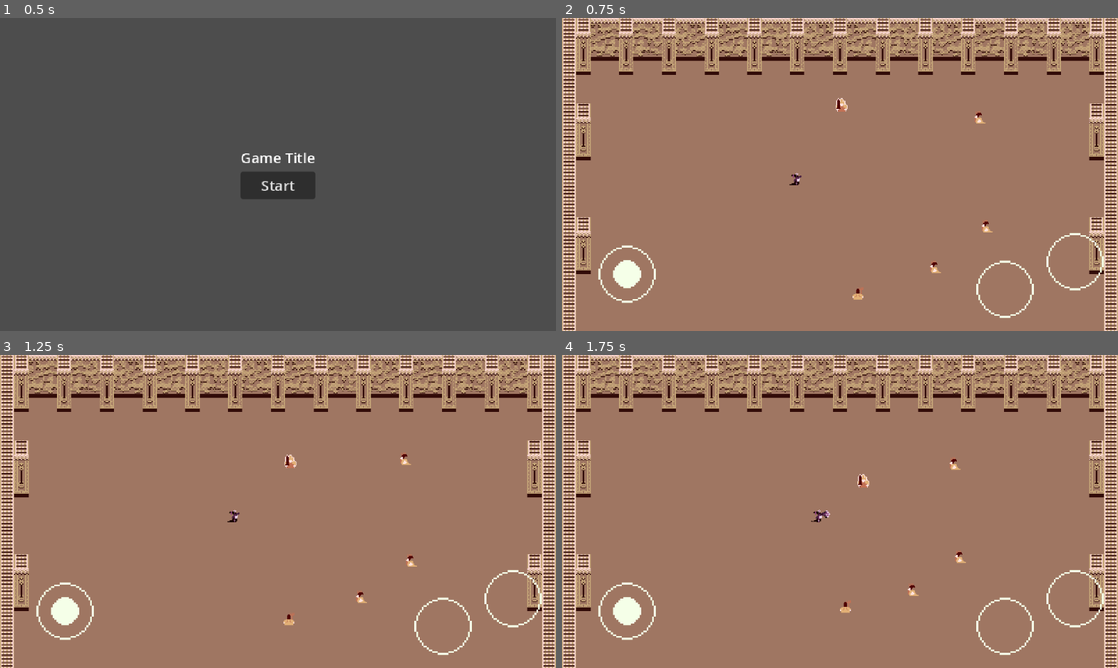
Above: before the commit, frames 1-4 (two rows, left to right).
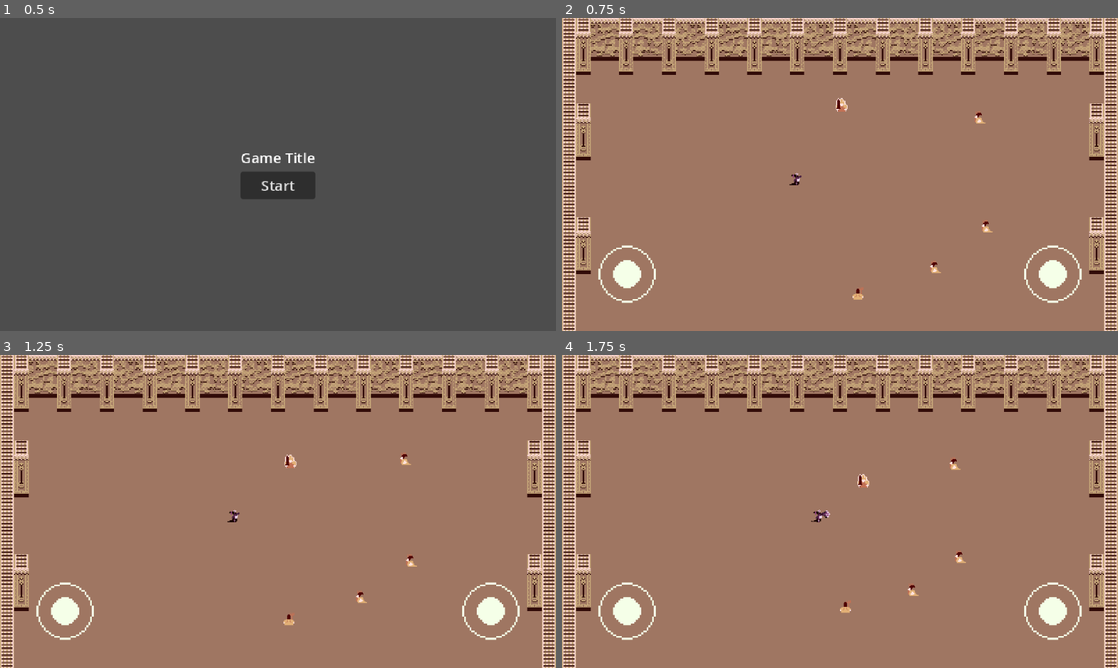
Above: after the commit, the same moments.

Repository: DanWaywell/collab_jam_game
Game: Godot game, scene res://menu/start_menu.tscn
Same seed, same stepped clock (60 frames per second), same inputs: the game is played once before the commit and once after it.
Inputs (mouse positions are in pixels of both pictures, inside the frame that each line leads up to):
- Up to frame 1 (0.5 s): no input
- Up to frame 2 (0.75 s): click "Start" at 0.5 s
- Up to frame 3 (1.25 s): no input
- Up to frame 4 (1.75 s): move the mouse to (962, 495) at 1.27 s; hold D (move_right) from 1.28 s (still down); hold Space (action_1) from 1.28 s (still down); click (962, 495) at 1.42 s

Frame 1 is identical in both runs. In frame 2, 0.9% of the frame differs, in the area x 74-98%, y 68-97%; in frame 3, 0.9%; in frame 4, 0.9%.

Commit message:
add 2nd touch_joystick

Diff:
--- a/src/touch_screen/touch_screen_controler.tscn
+++ b/src/touch_screen/touch_screen_controler.tscn
@@ -13,6 +13,7 @@
 script = ExtResource("1_vyy65")
 
 [node name="TouchButton1" type="TouchScreenButton" parent="."]
+visible = false
 position = Vector2(576, 274)
 shape = SubResource("CircleShape2D_vr1i5")
 action = "action_1"
@@ -23,6 +24,7 @@
 texture = ExtResource("1_ltuun")
 
 [node name="TouchButton2" type="TouchScreenButton" parent="."]
+visible = false
 position = Vector2(497, 305)
 shape = SubResource("CircleShape2D_vr1i5")
 action = "action_2"
@@ -53,3 +55,25 @@
 [node name="MarkerTopRight" type="Marker2D" parent="TouchJoystick"]
 position = Vector2(20.75, 18.5)
 scale = Vector2(0.25, 0.25)
+
+[node name="TouchJoystick2" type="Node2D" parent="."]
+position = Vector2(551, 288)
+scale = Vector2(2, 2)
+script = ExtResource("2_vyy65")
+
+[node name="Circle" type="Sprite2D" parent="TouchJoystick2"]
+texture_filter = 1
+texture = ExtResource("1_ltuun")
+
+[node name="Dot" type="Sprite2D" parent="TouchJoystick2"]
+texture_filter = 1
+texture = ExtResource("3_5q4nh")
+script = ExtResource("4_wjfoq")
+
+[node name="MarkerTopLeft" type="Marker2D" parent="TouchJoystick2"]
+position = Vector2(-20.75, -20)
+scale = Vector2(0.25, 0.25)
+
+[node name="MarkerTopRight" type="Marker2D" parent="TouchJoystick2"]
+position = Vector2(20.75, 18.5)
+scale = Vector2(0.25, 0.25)
